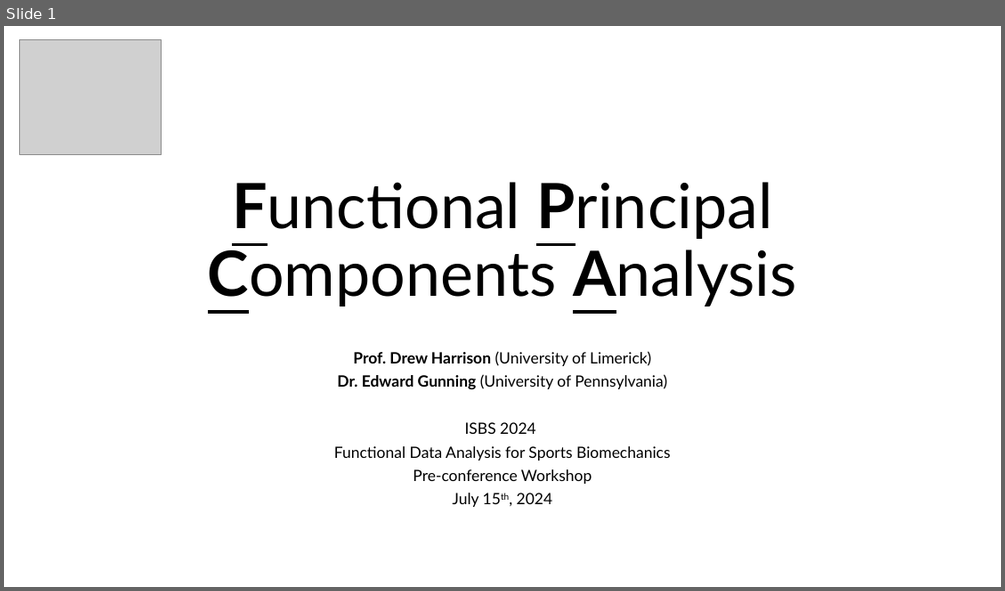
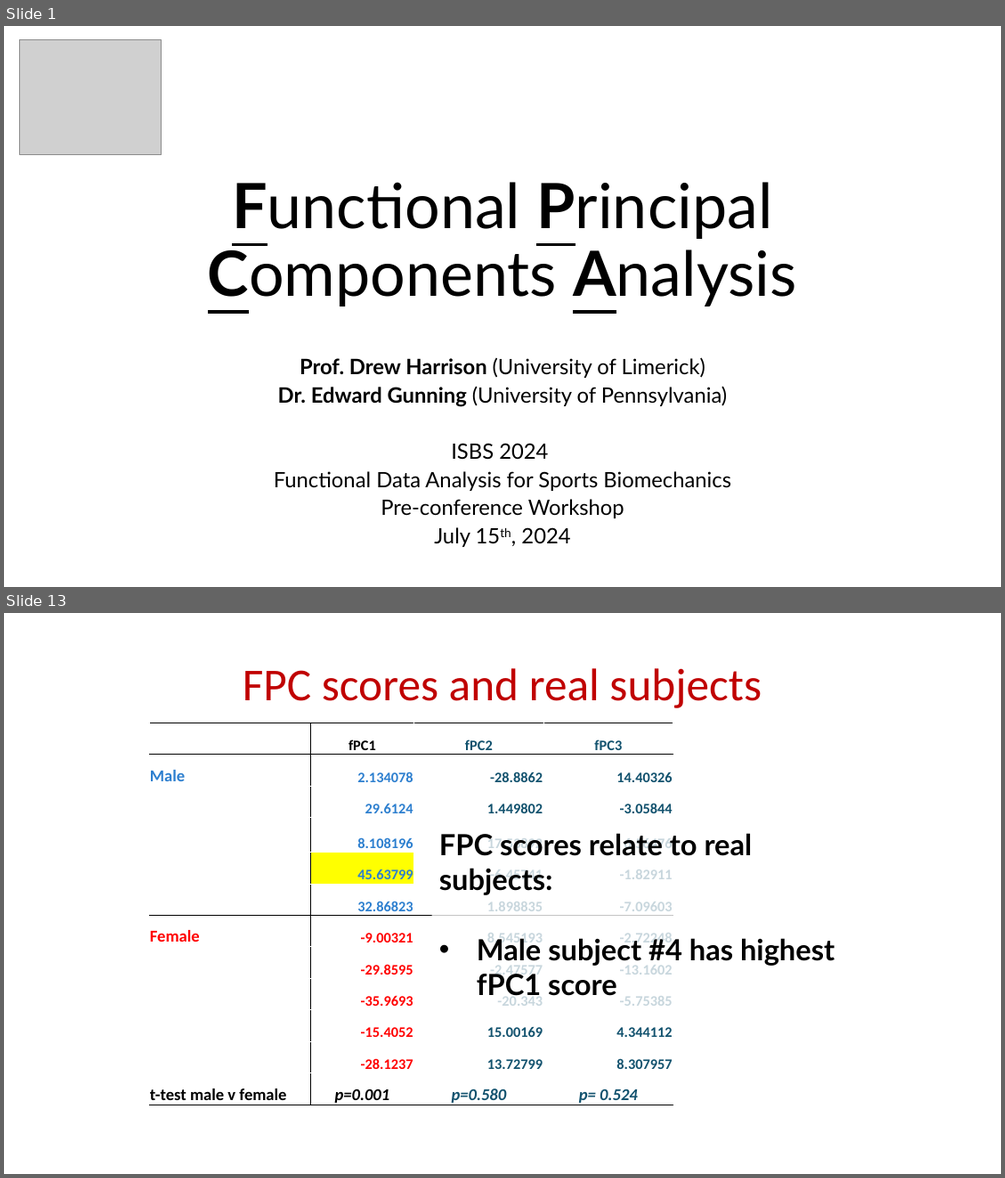
Before and after one commit to edwardgunning/ISBS-Short-Course, a slide deck: slides/04-fpca.pptx. Shown one above the other, each under a label of ours: slide 1 before the commit, slides 1 and 13 after it; the slides between them are not shown. The pictures are 1005x591 and 1005x1178 pixels, drawn with LibreOffice and Linux fonts; fonts in the diff are those of the drawing; grey boxes stand for pictures; background and template pictures are left out. Boxes give left, top, right and bottom in pixels: in the first picture for what was removed or moved away, otherwise in the second. Text is boxed around its words. In the diff, an @@ line names an element or a change of style, - is before the commit and + after.

```diff
--- a/slides/04-fpca.pptx
+++ b/slides/04-fpca.pptx
@@ slide 13 added at (4, 613, 1001, 1174), background #FFFFFF @@
@@ text added at (243, 668, 761, 708), 44 pt, text #C00000 @@
+FPC scores and real subjects
@@ table added at (149, 723, 673, 1106), 12 rows, 4 columns @@
+ | fPC1 | fPC2 | fPC3
+Male | 2.134078 | -28.8862 | 14.40326
+ | 29.6124 | 1.449802 | -3.05844
+ | 8.108196 | 17.53892 | 6.56476
+ | 45.63799 | -6.45741 | -1.82911
+ | 32.86823 | 1.898835 | -7.09603
+Female | -9.00321 | 8.545193 | -2.72248
+ | -29.8595 | -2.47577 | -13.1602
+ | -35.9693 | -20.343 | -5.75385
+ | -15.4052 | 15.00169 | 4.344112
+ | -28.1237 | 13.72799 | 8.307957
+t-test male v female | p=0.001 | p=0.580 | p= 0.524
@@ text added at (439, 833, 834, 1000), 28 pt, text #000000, bold @@
+FPC scores relate to real subjects:
+• Male subject #4 has highest fPC1 score
@@ slide 1 changed as well @@
@@ subtitle "Prof. Drew Harrison (University of ..." at (274, 357, 731, 547): size 15 to 20.4 pt @@
```
Also in this commit, not shown: 13 other slides added, 2 other files.
